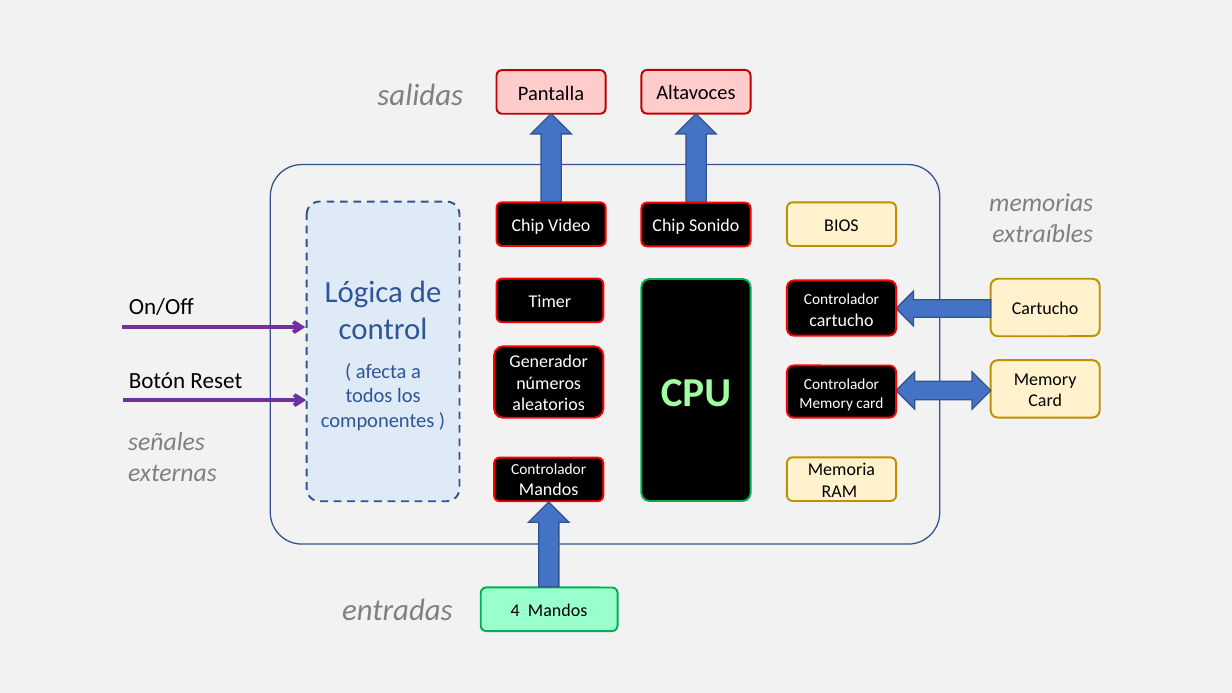
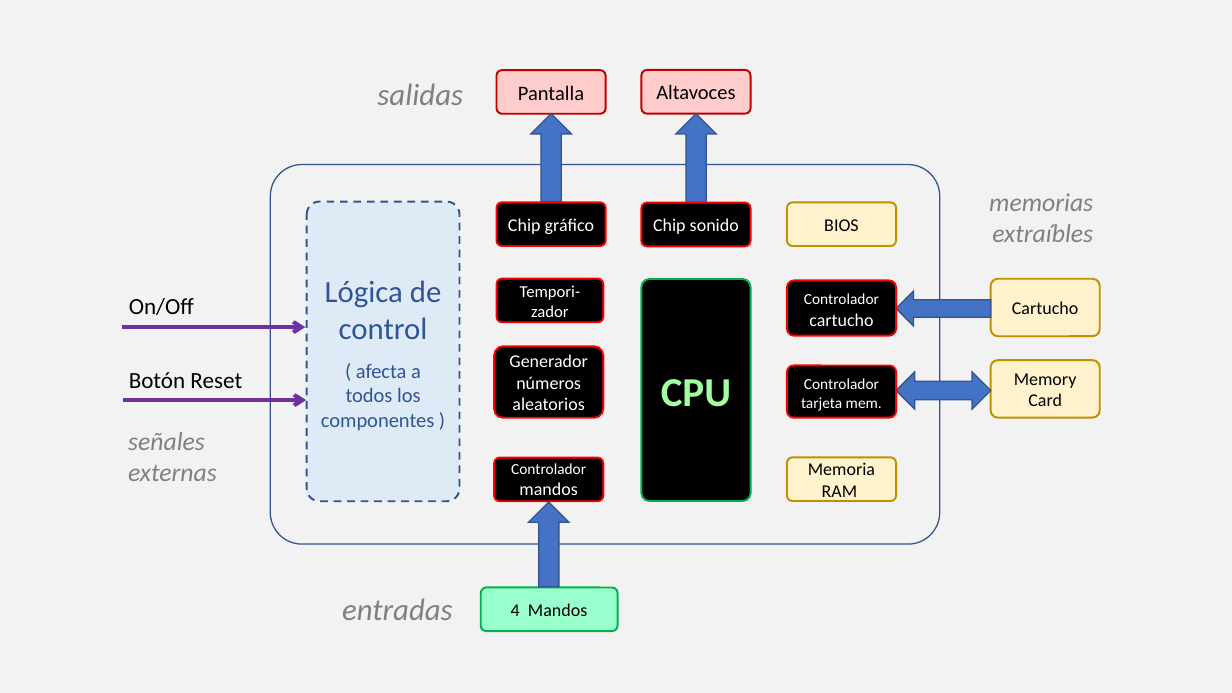
Before and after one commit to vircon32/Vircon32Documents, a slide deck: slide 4 of Guides/Spanish/Editable source images/Imágenes Guías - Cómo funciona la consola.pptx. Drawn at 1232x693 pixels with LibreOffice and Linux fonts; fonts in the diff are those of the drawing. Boxes give left, top, right and bottom in pixels: in the first picture for what was removed or moved away, otherwise in the second. Text is boxed around its words. In the diff, an @@ line names an element or a change of style, - is before the commit and + after.

```diff
--- a/Guides/Spanish/Editable source images/Imágenes Guías - Cómo funciona la consola.pptx
+++ b/Guides/Spanish/Editable source images/Imágenes Guías - Cómo funciona la consola.pptx
@@ text in rounded rectangle at (x1=508, y1=218, x2=594, y2=234): text changed @@
-Chip Video
+Chip gráfico
@@ text in rounded rectangle at (x1=653, y1=218, x2=739, y2=234): text changed @@
-Chip Sonido
+Chip sonido
@@ text in rounded rectangle at (x1=520, y1=285, x2=580, y2=317): text changed; size 14 to 13 pt @@
-Timer
+Tempori-zador
@@ text in rounded rectangle at (x1=801, y1=378, x2=882, y2=411): text changed @@
-Controlador Memory card
+Controlador tarjeta mem.
@@ text in rounded rectangle at (x1=519, y1=482, x2=577, y2=501): text changed @@
-Mandos
+mandos
```
Also in this commit, not shown: 2 other files.
